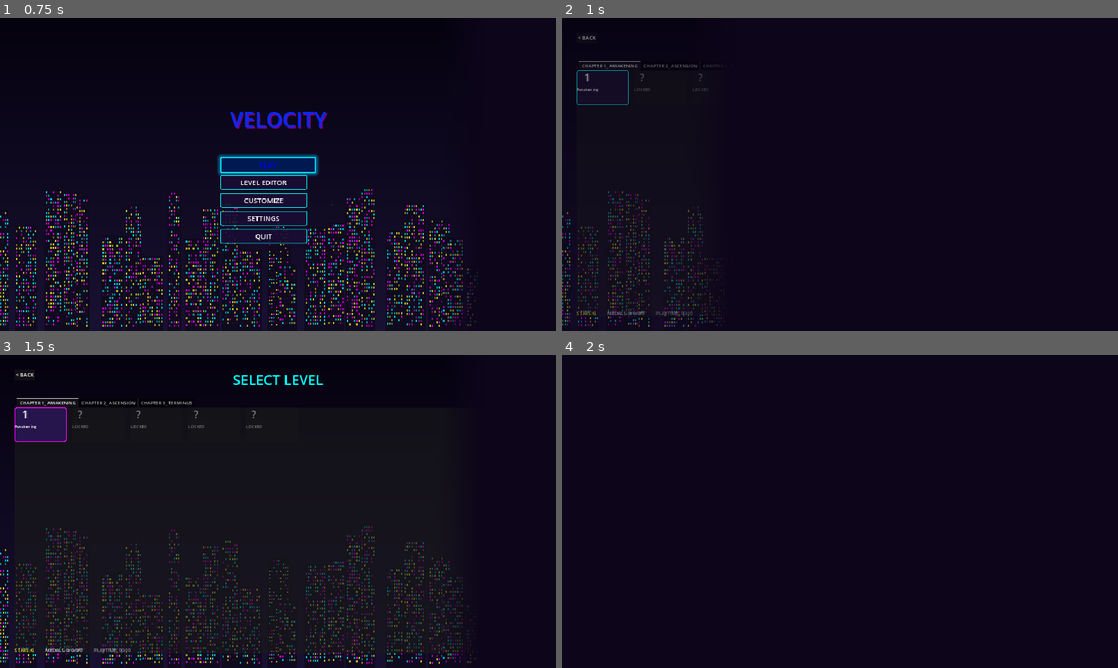
Above: before the commit, frames 1-4 (two rows, left to right).
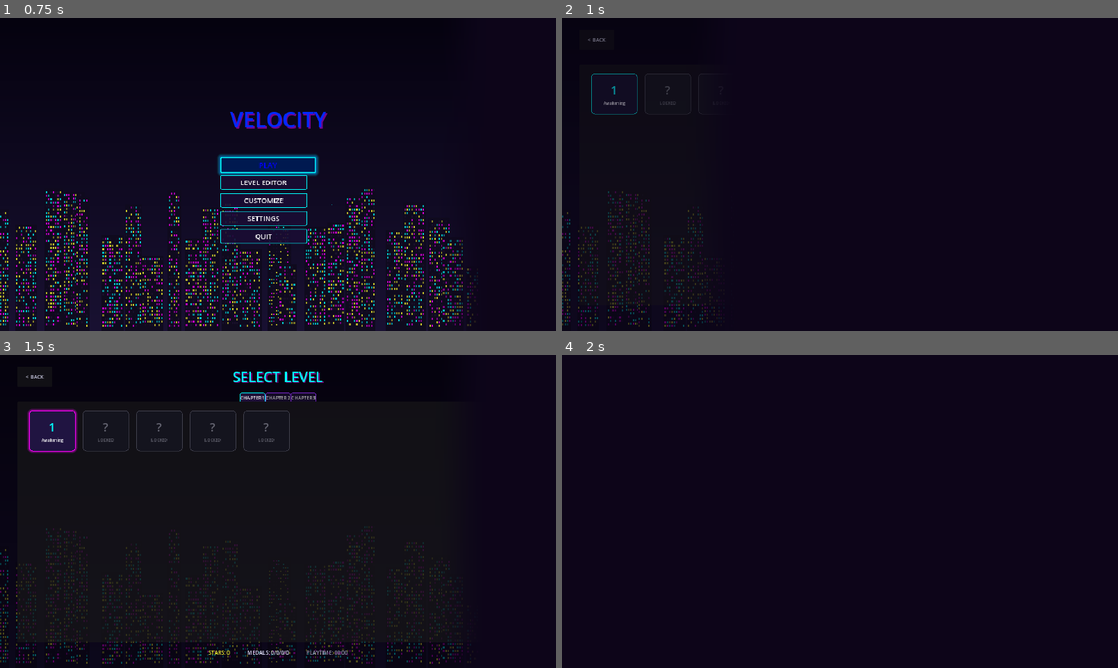
Above: after the commit, the same moments.

Repository: TailWeb/Velocity
Game: Godot game, scene res://scenes/ui/MainMenu.tscn
The game is run twice, just before and just after one commit, with the same random seed, the same clock (stepped at 60 frames per second) and the same inputs.
Inputs (mouse positions are in pixels of both pictures, inside the frame that each line leads up to; where the layout moved, square brackets give the same spot in the first picture):
- Up to frame 1 (0.75 s): click "PLAY" at 0.5 s
- Up to frame 2 (1 s): no input
- Up to frame 3 (1.5 s): click (50, 430) [38, 423] at 1.25 s
- Up to frame 4 (2 s): no input

Frame 1 is identical in both runs. In frame 2, 0.8% of the frame differs, in the area x 0-28%, y 5-99%; in frame 3, 6.5%, in the area x 0-85%, y 5-99%; in frame 4, nothing differs.
Error in both runs: Trying to assign value of type 'CanvasLayer' to a variable of type 'GameHUD.gd'. (res://scripts/levels/BaseLevel.gd:28)

Commit message:
feat: Add complete audio system with SFX and synthwave music
Audio additions:
- 20 procedurally generated sound effects for all gameplay actions
  - Player: jump, double_jump, dash, wall_slide, wall_jump, land
  - Events: death, respawn, checkpoint, level_complete, star_collect
  - UI: ui_select, ui_confirm, ui_back, ui_hover
  - Medals: bronze, silver, gold, platinum achievement sounds
- 5 synthwave music tracks for different game sections
  - menu.wav: Main menu background music
  - chapter1/2/3.wav: Level music for each chapter
  - editor.wav: Level editor background music

Bug fixes:
- Fixed LevelSelect screen showing blank/empty
- Updated node paths to match scene structure
- Added proper ScrollContainer for level grid
- Improved level button styling and layout

Diff:
--- a/scenes/ui/LevelSelect.tscn
+++ b/scenes/ui/LevelSelect.tscn
@@ -1,19 +1,27 @@
-[gd_scene load_steps=4 format=3 uid="uid://c4xk8m2l5q2vh"]
+[gd_scene load_steps=5 format=3 uid="uid://c4xk8m2l5q2vh"]
 
 [ext_resource type="Script" path="res://scripts/ui/LevelSelect.gd" id="1_levelselect"]
 [ext_resource type="Texture2D" uid="uid://bg8k3r5xq2m1p" path="res://assets/sprites/backgrounds/city_far.png" id="2_background"]
 
-[sub_resource type="StyleBoxFlat" id="StyleBoxFlat_panel"]
-bg_color = Color(0.05, 0.02, 0.1, 0.95)
+[sub_resource type="StyleBoxFlat" id="StyleBoxFlat_tab"]
+bg_color = Color(0.08, 0.04, 0.15, 0.95)
 border_width_left = 2
 border_width_top = 2
 border_width_right = 2
-border_width_bottom = 2
-border_color = Color(0, 1, 1, 0.5)
+border_width_bottom = 0
+border_color = Color(0.6, 0.2, 1, 0.8)
 corner_radius_top_left = 8
 corner_radius_top_right = 8
-corner_radius_bottom_right = 8
-corner_radius_bottom_left = 8
+
+[sub_resource type="StyleBoxFlat" id="StyleBoxFlat_tab_selected"]
+bg_color = Color(0.12, 0.06, 0.22, 1)
+border_width_left = 2
+border_width_top = 2
+border_width_right = 2
+border_width_bottom = 0
+border_color = Color(0, 1, 1, 1)
+corner_radius_top_left = 8
+corner_radius_top_right = 8
 
 [node name="LevelSelect" type="Control"]
 layout_mode = 3
@@ -35,6 +43,15 @@
 expand_mode = 1
 stretch_mode = 6
 
+[node name="ColorOverlay" type="ColorRect" parent="."]
+layout_mode = 1
+anchors_preset = 15
+anchor_right = 1.0
+anchor_bottom = 1.0
+grow_horizontal = 2
+grow_vertical = 2
+color = Color(0.02, 0.01, 0.05, 0.6)
+
 [node name="MarginContainer" type="MarginContainer" parent="."]
 layout_mode = 1
 anchors_preset = 15
@@ -42,53 +59,67 @@
 anchor_bottom = 1.0
 grow_horizontal = 2
 grow_vertical = 2
-theme_override_constants/margin_left = 50
-theme_override_constants/margin_top = 50
-theme_override_constants/margin_right = 50
-theme_override_constants/margin_bottom = 50
+theme_override_constants/margin_left = 60
+theme_override_constants/margin_top = 40
+theme_override_constants/margin_right = 60
+theme_override_constants/margin_bottom = 40
 
 [node name="VBoxContainer" type="VBoxContainer" parent="MarginContainer"]
 layout_mode = 2
-theme_override_constants/separation = 30
+theme_override_constants/separation = 20
 
-[node name="TitleLabel" type="Label" parent="MarginContainer/VBoxContainer"]
+[node name="HeaderContainer" type="HBoxContainer" parent="MarginContainer/VBoxContainer"]
 layout_mode = 2
+
+[node name="BackButton" type="Button" parent="MarginContainer/VBoxContainer/HeaderContainer"]
+custom_minimum_size = Vector2(120, 40)
+layout_mode = 2
+theme_override_colors/font_color = Color(0.8, 0.8, 0.9, 1)
+theme_override_colors/font_hover_color = Color(0, 1, 1, 1)
+theme_override_font_sizes/font_size = 18
+text = "< BACK"
+
+[node name="TitleLabel" type="Label" parent="MarginContainer/VBoxContainer/HeaderContainer"]
+layout_mode = 2
+size_flags_horizontal = 3
 theme_override_colors/font_color = Color(0, 1, 1, 1)
+theme_override_colors/font_shadow_color = Color(1, 0, 1, 0.4)
+theme_override_constants/shadow_offset_x = 3
+theme_override_constants/shadow_offset_y = 3
 theme_override_font_sizes/font_size = 48
 text = "SELECT LEVEL"
 horizontal_alignment = 1
 
+[node name="Spacer" type="Control" parent="MarginContainer/VBoxContainer/HeaderContainer"]
+custom_minimum_size = Vector2(120, 0)
+layout_mode = 2
+
 [node name="ChapterTabs" type="TabContainer" parent="MarginContainer/VBoxContainer"]
 layout_mode = 2
 size_flags_vertical = 3
+theme_override_styles/tab_unselected = SubResource("StyleBoxFlat_tab")
+theme_override_styles/tab_selected = SubResource("StyleBoxFlat_tab_selected")
+tab_alignment = 1
 
-[node name="StatsPanel" type="HBoxContainer" parent="MarginContainer"]
+[node name="StatsPanel" type="HBoxContainer" parent="MarginContainer/VBoxContainer"]
 layout_mode = 2
-size_flags_vertical = 8
-theme_override_constants/separation = 40
+alignment = 1
+theme_override_constants/separation = 60
 
-[node name="TotalStarsLabel" type="Label" parent="MarginContainer/StatsPanel"]
+[node name="TotalStarsLabel" type="Label" parent="MarginContainer/VBoxContainer/StatsPanel"]
 layout_mode = 2
 theme_override_colors/font_color = Color(1, 1, 0.2, 1)
-theme_override_font_sizes/font_size = 16
+theme_override_font_sizes/font_size = 18
 text = "STARS: 0"
 
-[node name="TotalMedalsLabel" type="Label" parent="MarginContainer/StatsPanel"]
+[node name="TotalMedalsLabel" type="Label" parent="MarginContainer/VBoxContainer/StatsPanel"]
 layout_mode = 2
-theme_override_colors/font_color = Color(0.8, 0.8, 0.9, 1)
-theme_override_font_sizes/font_size = 16
+theme_override_colors/font_color = Color(0.9, 0.9, 1, 1)
+theme_override_font_sizes/font_size = 18
 text = "MEDALS: 0/0/0/0"
 
-[node name="PlaytimeLabel" type="Label" parent="MarginContainer/StatsPanel"]
+[node name="PlaytimeLabel" type="Label" parent="MarginContainer/VBoxContainer/StatsPanel"]
 layout_mode = 2
 theme_override_colors/font_color = Color(0.6, 0.6, 0.7, 1)
-theme_override_font_sizes/font_size = 16
+theme_override_font_sizes/font_size = 18
 text = "PLAYTIME: 00:00"
-
-[node name="BackButton" type="Button" parent="MarginContainer"]
-layout_mode = 2
-size_flags_horizontal = 0
-size_flags_vertical = 0
-theme_override_colors/font_color = Color(1, 1, 1, 1)
-theme_override_font_sizes/font_size = 18
-text = "< BACK"
--- a/scripts/ui/LevelSelect.gd
+++ b/scripts/ui/LevelSelect.gd
@@ -5,15 +5,15 @@
 signal level_selected(level_id: String)
 
 @onready var chapter_tabs: TabContainer = $MarginContainer/VBoxContainer/ChapterTabs
-@onready var back_button: Button = $MarginContainer/BackButton
-@onready var total_stars_label: Label = $MarginContainer/StatsPanel/TotalStarsLabel
-@onready var total_medals_label: Label = $MarginContainer/StatsPanel/TotalMedalsLabel
-@onready var playtime_label: Label = $MarginContainer/StatsPanel/PlaytimeLabel
+@onready var back_button: Button = $MarginContainer/VBoxContainer/HeaderContainer/BackButton
+@onready var total_stars_label: Label = $MarginContainer/VBoxContainer/StatsPanel/TotalStarsLabel
+@onready var total_medals_label: Label = $MarginContainer/VBoxContainer/StatsPanel/TotalMedalsLabel
+@onready var playtime_label: Label = $MarginContainer/VBoxContainer/StatsPanel/PlaytimeLabel
 
 var level_buttons: Dictionary = {}
 var selected_level: String = ""
 
-const CHAPTER_NAMES: Array[String] = ["CHAPTER 1: AWAKENING", "CHAPTER 2: ASCENSION", "CHAPTER 3: TERMINUS"]
+const CHAPTER_NAMES: Array[String] = ["CHAPTER 1", "CHAPTER 2", "CHAPTER 3"]
 const LEVELS_PER_CHAPTER: int = 5
 
 const MEDAL_ICONS: Dictionary = {
@@ -32,11 +32,15 @@
 
 func _setup_chapters() -> void:
 	if not chapter_tabs:
+		push_error("ChapterTabs not found!")
 		return
 
 	# Clear existing tabs
 	for child in chapter_tabs.get_children():
 		child.queue_free()
+
+	# Wait a frame for cleanup
+	await get_tree().process_frame
 
 	# Create chapter tabs
 	for chapter_idx in range(3):
@@ -45,29 +49,49 @@
 		chapter_tabs.add_child(chapter_container)
 
 func _create_chapter_container(chapter_num: int) -> Control:
-	var container = VBoxContainer.new()
-	container.add_theme_constant_override("separation", 20)
+	var scroll = ScrollContainer.new()
+	scroll.horizontal_scroll_mode = ScrollContainer.SCROLL_MODE_DISABLED
+	scroll.size_flags_horizontal = Control.SIZE_EXPAND_FILL
+	scroll.size_flags_vertical = Control.SIZE_EXPAND_FILL
+
+	var margin = MarginContainer.new()
+	margin.add_theme_constant_override("margin_left", 40)
+	margin.add_theme_constant_override("margin_top", 30)
+	margin.add_theme_constant_override("margin_right", 40)
+	margin.add_theme_constant_override("margin_bottom", 30)
+	margin.size_flags_horizontal = Control.SIZE_EXPAND_FILL
 
 	var grid = GridContainer.new()
 	grid.columns = 5
-	grid.add_theme_constant_override("h_separation", 20)
-	grid.add_theme_constant_override("v_separation", 20)
+	grid.add_theme_constant_override("h_separation", 25)
+	grid.add_theme_constant_override("v_separation", 25)
+	grid.size_flags_horizontal = Control.SIZE_EXPAND_FILL
 
 	# Get levels for this chapter
 	var chapter_prefix = "ch%d_" % chapter_num
+	var level_count = 0
 
 	for level_id in GameManager.campaign_levels:
 		if level_id.begins_with(chapter_prefix):
 			var level_button = _create_level_button(level_id)
 			grid.add_child(level_button)
 			level_buttons[level_id] = level_button
-
-	container.add_child(grid)
-	return container
+			level_count += 1
+
+	if level_count == 0:
+		var empty_label = Label.new()
+		empty_label.text = "No levels yet"
+		empty_label.add_theme_color_override("font_color", Color(0.5, 0.5, 0.6))
+		grid.add_child(empty_label)
+
+	margin.add_child(grid)
+	scroll.add_child(margin)
+	return scroll
 
 func _create_level_button(level_id: String) -> Button:
 	var button = Button.new()
-	button.custom_minimum_size = Vector2(180, 120)
+	button.custom_minimum_size = Vector2(160, 140)
+	button.size_flags_horizontal = Control.SIZE_SHRINK_CENTER
 
 	# Get level data
 	var level_data = SaveManager.get_level_data(level_id)
@@ -82,16 +106,25 @@
 	# Build button content
 	var vbox = VBoxContainer.new()
 	vbox.alignment = BoxContainer.ALIGNMENT_CENTER
+	vbox.add_theme_constant_override("separation", 5)
+	vbox.set_anchors_preset(Control.PRESET_FULL_RECT)
+	vbox.offset_left = 10
+	vbox.offset_right = -10
+	vbox.offset_top = 10
+	vbox.offset_bottom = -10
 
 	var num_label = Label.new()
 	num_label.text = level_num.lstrip("0")
-	num_label.add_theme_font_size_override("font_size", 36)
+	if num_label.text == "":
+		num_label.text = "0"
+	num_label.add_theme_font_size_override("font_size", 42)
 	num_label.horizontal_alignment = HORIZONTAL_ALIGNMENT_CENTER
 
 	var name_label = Label.new()
 	name_label.text = level_name
 	name_label.add_theme_font_size_override("font_size", 14)
 	name_label.horizontal_alignment = HORIZONTAL_ALIGNMENT_CENTER
+	name_label.autowrap_mode = TextServer.AUTOWRAP_WORD
 
 	vbox.add_child(num_label)
 	vbox.add_child(name_label)
@@ -101,14 +134,14 @@
 		var medal_label = Label.new()
 		var medal_type = MEDAL_ICONS.get(level_data.best_medal, "none")
 		medal_label.text = medal_type.to_upper()
-		medal_label.add_theme_font_size_override("font_size", 12)
+		medal_label.add_theme_font_size_override("font_size", 13)
 		medal_label.horizontal_alignment = HORIZONTAL_ALIGNMENT_CENTER
 
 		match medal_type:
-			"bronze": medal_label.modulate = Color(0.8, 0.5, 0.2)
-			"silver": medal_label.modulate = Color(0.75, 0.75, 0.8)
-			"gold": medal_label.modulate = Color(1.0, 0.84, 0.0)
-			"platinum": medal_label.modulate = Color(0.9, 0.9, 0.95)
+			"bronze": medal_label.add_theme_color_override("font_color", Color(0.8, 0.5, 0.2))
+			"silver": medal_label.add_theme_color_override("font_color", Color(0.75, 0.75, 0.8))
+			"gold": medal_label.add_theme_color_override("font_color", Color(1.0, 0.84, 0.0))
+			"platinum": medal_label.add_theme_color_override("font_color", Color(0.9, 0.9, 0.95))
 
 		vbox.add_child(medal_label)
 
@@ -116,9 +149,9 @@
 	if is_completed and level_data.has("best_time"):
 		var time_label = Label.new()
 		time_label.text = GameManager.format_time(level_data.best_time)
-		time_label.add_theme_font_size_override("font_size", 11)
+		time_label.add_theme_font_size_override("font_size", 12)
 		time_label.horizontal_alignment = HORIZONTAL_ALIGNMENT_CENTER
-		time_label.modulate = Color(0.7, 0.7, 0.8)
+		time_label.add_theme_color_override("font_color", Color(0.6, 0.6, 0.7))
 		vbox.add_child(time_label)
 
 	button.add_child(vbox)
@@ -127,65 +160,63 @@
 	var style_normal = StyleBoxFlat.new()
 	var style_hover = StyleBoxFlat.new()
 	var style_pressed = StyleBoxFlat.new()
+	var style_disabled = StyleBoxFlat.new()
+
+	# Common style properties
+	for style in [style_normal, style_hover, style_pressed, style_disabled]:
+		style.corner_radius_top_left = 12
+		style.corner_radius_top_right = 12
+		style.corner_radius_bottom_left = 12
+		style.corner_radius_bottom_right = 12
+		style.border_width_left = 2
+		style.border_width_top = 2
+		style.border_width_right = 2
+		style.border_width_bottom = 2
 
 	if not is_unlocked:
 		# Locked
-		style_normal.bg_color = Color(0.1, 0.1, 0.15, 0.8)
-		style_normal.border_color = Color(0.3, 0.3, 0.35)
+		style_normal.bg_color = Color(0.08, 0.08, 0.12, 0.9)
+		style_normal.border_color = Color(0.25, 0.25, 0.3)
+		style_disabled.bg_color = style_normal.bg_color
+		style_disabled.border_color = style_normal.border_color
 		button.disabled = true
 		num_label.text = "?"
 		name_label.text = "LOCKED"
-		vbox.modulate = Color(0.5, 0.5, 0.5)
+		num_label.add_theme_color_override("font_color", Color(0.4, 0.4, 0.45))
+		name_label.add_theme_color_override("font_color", Color(0.4, 0.4, 0.45))
 	elif is_completed:
-		# Completed
-		style_normal.bg_color = Color(0.05, 0.15, 0.1, 0.9)
+		# Completed - green theme
+		style_normal.bg_color = Color(0.05, 0.15, 0.08, 0.95)
 		style_normal.border_color = Color(0.2, 0.8, 0.4)
-		style_hover.bg_color = Color(0.1, 0.25, 0.15, 0.95)
+		style_hover.bg_color = Color(0.08, 0.22, 0.12, 0.98)
 		style_hover.border_color = Color(0.3, 1.0, 0.5)
+		style_hover.shadow_color = Color(0.2, 1.0, 0.4, 0.3)
+		style_hover.shadow_size = 8
+		style_pressed.bg_color = Color(0.1, 0.25, 0.15, 1.0)
+		style_pressed.border_color = Color.WHITE
+		num_label.add_theme_color_override("font_color", Color(0.3, 1.0, 0.5))
 	else:
-		# Unlocked but not completed
-		style_normal.bg_color = Color(0.1, 0.05, 0.2, 0.9)
-		style_normal.border_color = Color(0, 1, 1)
-		style_hover.bg_color = Color(0.15, 0.08, 0.3, 0.95)
+		# Unlocked but not completed - cyan theme
+		style_normal.bg_color = Color(0.08, 0.05, 0.18, 0.95)
+		style_normal.border_color = Color(0, 0.9, 0.9)
+		style_hover.bg_color = Color(0.12, 0.08, 0.25, 0.98)
 		style_hover.border_color = Color(1, 0, 1)
-
-	style_normal.border_width_left = 2
-	style_normal.border_width_top = 2
-	style_normal.border_width_right = 2
-	style_normal.border_width_bottom = 2
-	style_normal.corner_radius_top_left = 8
-	style_normal.corner_radius_top_right = 8
-	style_normal.corner_radius_bottom_left = 8
-	style_normal.corner_radius_bottom_right = 8
-
-	style_hover.border_width_left = 3
-	style_hover.border_width_top = 3
-	style_hover.border_width_right = 3
-	style_hover.border_width_bottom = 3
-	style_hover.corner_radius_top_left = 8
-	style_hover.corner_radius_top_right = 8
-	style_hover.corner_radius_bottom_left = 8
-	style_hover.corner_radius_bottom_right = 8
-
-	style_pressed.bg_color = style_hover.bg_color
-	style_pressed.border_color = Color.WHITE
-	style_pressed.border_width_left = 3
-	style_pressed.border_width_top = 3
-	style_pressed.border_width_right = 3
-	style_pressed.border_width_bottom = 3
-	style_pressed.corner_radius_top_left = 8
-	style_pressed.corner_radius_top_right = 8
-	style_pressed.corner_radius_bottom_left = 8
-	style_pressed.corner_radius_bottom_right = 8
+		style_hover.shadow_color = Color(1, 0, 1, 0.3)
+		style_hover.shadow_size = 8
+		style_pressed.bg_color = Color(0.15, 0.1, 0.3, 1.0)
+		style_pressed.border_color = Color.WHITE
+		num_label.add_theme_color_override("font_color", Color(0, 1, 1))
 
 	button.add_theme_stylebox_override("normal", style_normal)
 	button.add_theme_stylebox_override("hover", style_hover)
 	button.add_theme_stylebox_override("pressed", style_pressed)
+	button.add_theme_stylebox_override("disabled", style_disabled)
 	button.add_theme_stylebox_override("focus", style_hover)
 
-	# Connect signal
-	button.pressed.connect(_on_level_button_pressed.bind(level_id))
-	button.mouse_entered.connect(_on_level_button_hover.bind(level_id))
+	# Connect signals
+	if not button.disabled:
+		button.pressed.connect(_on_level_button_pressed.bind(level_id))
+		button.mouse_entered.connect(_on_level_button_hover.bind(level_id))
 
 	return button
 
@@ -219,14 +250,14 @@
 func _on_level_button_pressed(level_id: String) -> void:
 	selected_level = level_id
 	AudioManager.play_sfx("ui_confirm")
+	level_selected.emit(level_id)
 
 	# Load level
 	var level_path = "res://scenes/levels/%s.tscn" % level_id
 	if ResourceLoader.exists(level_path):
 		TransitionManager.transition_to_scene(level_path, TransitionManager.TransitionType.HORIZONTAL_WIPE)
 	else:
-		# Use procedural level or show error
-		push_warning("Level scene not found: " + level_path)
+		# Use base level
 		_load_procedural_level(level_id)
 
 func _on_level_button_hover(level_id: String) -> void:
@@ -237,7 +268,6 @@
 	TransitionManager.transition_to_scene("res://scenes/ui/MainMenu.tscn", TransitionManager.TransitionType.HORIZONTAL_WIPE)
 
 func _load_procedural_level(level_id: String) -> void:
-	# Load a base level scene and configure it
 	var base_level = "res://scenes/levels/BaseLevel.tscn"
 	if ResourceLoader.exists(base_level):
 		GameManager.current_level_id = level_id
Not shown, added: assets/audio/music/chapter1.wav
Not shown, added: assets/audio/music/chapter2.wav
Not shown, added: assets/audio/music/chapter3.wav
Not shown, added: assets/audio/music/editor.wav
Not shown, added: assets/audio/music/menu.wav
Not shown, added: assets/audio/sfx/checkpoint.wav
Not shown, added: assets/audio/sfx/dash.wav
Not shown, added: assets/audio/sfx/death.wav
Not shown, added: assets/audio/sfx/double_jump.wav
Not shown, added: assets/audio/sfx/jump.wav
Not shown, added: assets/audio/sfx/land.wav
Not shown, added: assets/audio/sfx/level_complete.wav
(and 15 more such lines)
